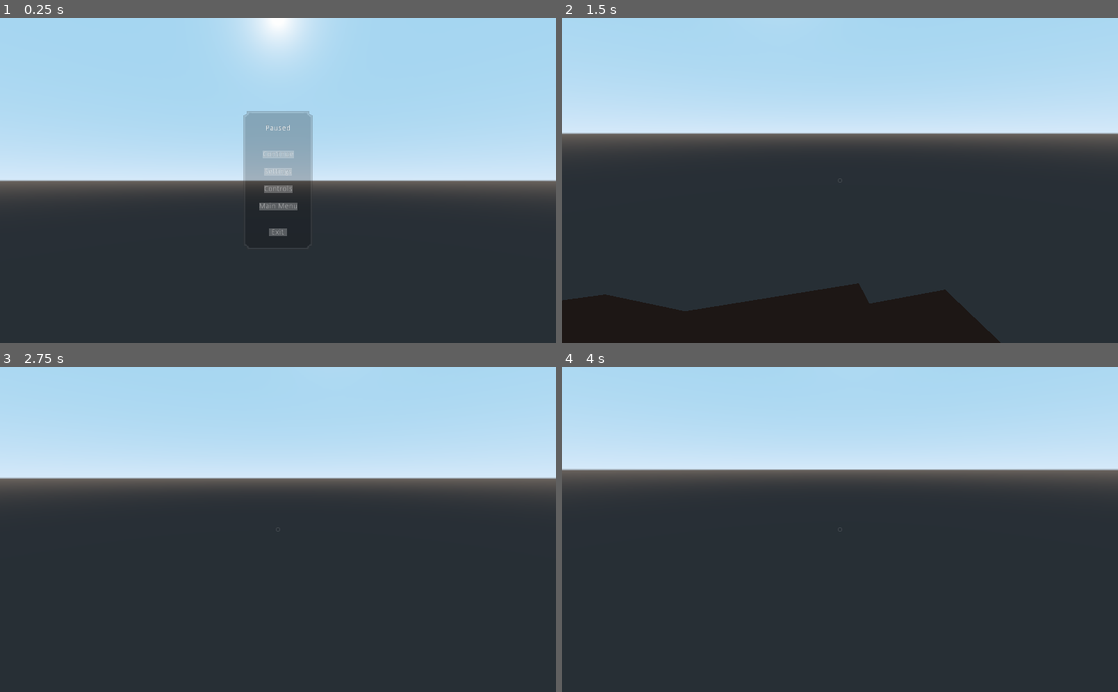
Above: before the commit, frames 1-4 (two rows, left to right).
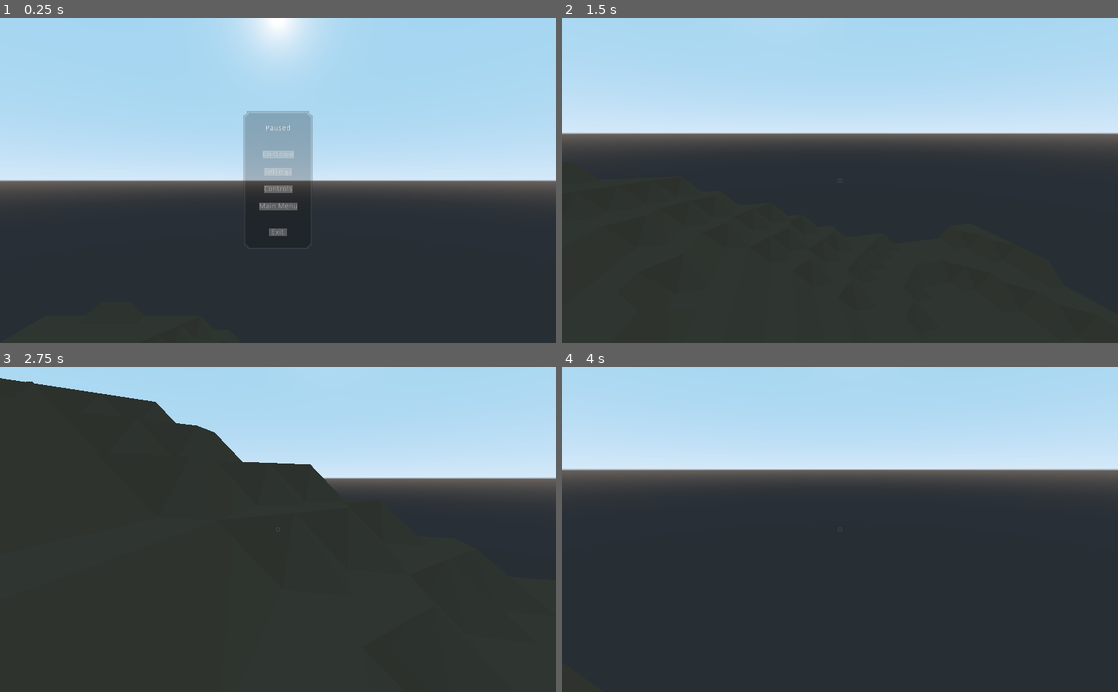
Above: after the commit, the same moments.

Repository: ihave13digits/AutomatonUprising
Game: Godot game, scene res://scene/Main.tscn
Two runs of this game, one before a commit and one after it. Both use one fixed random seed, a clock stepped at 60 frames per second and the inputs below.
Inputs (mouse positions are in pixels of both pictures, inside the frame that each line leads up to):
- Up to frame 1 (0.25 s): no input
- Up to frame 2 (1.5 s): click "Continue" at 0.5 s; tap Enter at 1.25 s; move the mouse to (867, 180) at 1.27 s; hold W (move_forward) from 1.28 s (still down); hold Right mouse button (create) from 1.28 s (still down)
- Up to frame 3 (2.75 s): keep holding W (move_forward); tap Space (jump) at 1.52, 2.27 s; move the mouse to (250, 529) at 2.02 s; release Right mouse button (create) at 2.03 s; click (250, 529) at 2.1 s
- Up to frame 4 (4 s): keep holding W (move_forward); move the mouse to (851, 523) at 2.77 s; hold Shift (jog) 2.78-3.53 s; move the mouse to (834, 536) at 3.52 s; tap Ctrl (run) at 3.6 s; tap Space (jump) at 3.77 s

The runs differ from the first frame. In frame 2, 10% of the frame differs, in the area x 0-79%, y 81-100%; in frame 3, 12%, in the area x 0-60%, y 3-39%; in frame 4, less than 0.1%.

Commit message:
updated core

Diff:
--- a/data/Data.gd
+++ b/data/Data.gd
@@ -790,39 +790,100 @@
 				}
 				},
 
-			'tileflat' : {
-				'instance' : ['tile'],
-				'mesh' : ["res://mesh/tile/flat.obj"],
-				'data' : {
-
-				}
-				},
-			'tileside' : {
-				'instance' : ['tile'],
-				'mesh' : ["res://mesh/tile/side.obj"],
-				'data' : {
-
-				}
-				},
-			'tilecave' : {
-				'instance' : ['tile'],
-				'mesh' : ["res://mesh/tile/cave.obj"],
-				'data' : {
-
-				}
-				},
-			'tilevert' : {
-				'instance' : ['tile'],
-				'mesh' : ["res://mesh/tile/vert.obj"],
-				'data' : {
-
-				}
-				},
-			'tilevex' : {
-				'instance' : ['tile'],
-				'mesh' : ["res://mesh/tile/vex.obj"],
-				'data' : {
-
+			'tile0' : {
+				'instance' : ['tile'],
+				'mesh' : ["res://mesh/tile/0.obj"],
+				'data' : {
+				}
+				},
+			'tile1' : {
+				'instance' : ['tile'],
+				'mesh' : ["res://mesh/tile/1.obj"],
+				'data' : {
+				}
+				},
+			'tile2' : {
+				'instance' : ['tile'],
+				'mesh' : ["res://mesh/tile/2.obj"],
+				'data' : {
+				}
+				},
+			'tile3' : {
+				'instance' : ['tile'],
+				'mesh' : ["res://mesh/tile/3.obj"],
+				'data' : {
+				}
+				},
+			'tile4' : {
+				'instance' : ['tile'],
+				'mesh' : ["res://mesh/tile/4.obj"],
+				'data' : {
+				}
+				},
+			'tile5' : {
+				'instance' : ['tile'],
+				'mesh' : ["res://mesh/tile/5.obj"],
+				'data' : {
+				}
+				},
+			'tile6' : {
+				'instance' : ['tile'],
+				'mesh' : ["res://mesh/tile/6.obj"],
+				'data' : {
+				}
+				},
+			'tile7' : {
+				'instance' : ['tile'],
+				'mesh' : ["res://mesh/tile/7.obj"],
+				'data' : {
+				}
+				},
+			'tile8' : {
+				'instance' : ['tile'],
+				'mesh' : ["res://mesh/tile/8.obj"],
+				'data' : {
+				}
+				},
+			'tile9' : {
+				'instance' : ['tile'],
+				'mesh' : ["res://mesh/tile/9.obj"],
+				'data' : {
+				}
+				},
+			'tile10' : {
+				'instance' : ['tile'],
+				'mesh' : ["res://mesh/tile/10.obj"],
+				'data' : {
+				}
+				},
+			'tile11' : {
+				'instance' : ['tile'],
+				'mesh' : ["res://mesh/tile/11.obj"],
+				'data' : {
+				}
+				},
+			'tile12' : {
+				'instance' : ['tile'],
+				'mesh' : ["res://mesh/tile/12.obj"],
+				'data' : {
+				}
+				},
+			'tile13' : {
+				'instance' : ['tile'],
+				'mesh' : ["res://mesh/tile/13.obj"],
+				'data' : {
+				}
+				},
+			'tile14' : {
+				'instance' : ['tile'],
+				'mesh' : ["res://mesh/tile/14.obj"],
+				'data' : {
+				}
+				},
+			'tile15' : {
+				'instance' : ['tile'],
+				'mesh' : ["res://mesh/tile/15.obj"],
+				'data' : {
 				}
 				},
 			},
@@ -845,12 +906,12 @@
 
 
 		"physics" : {
-			"world_size" : 32,
-			"chunk_size" : 4,
-			"tile_size" : 2,
-
-			"max_height" : 8.0,
-			"gravity" : 0.25#0.8,
+			"world_size" : 4,#64,
+			"chunk_size" : 8,
+			"tile_size" : 1,
+
+			"max_height" : 12.0,
+			"gravity" : 0.5,
 			},
 
 
@@ -893,7 +954,7 @@
 			'font_name' : {'value' : '', 'min' : 0, 'max' : 128},
 
 			'message_font' : {'value' : 16, 'min' : 16, 'max' : 16},
-			'spawn_distance' : {'value' : 4, 'min' : 1, 'max' : 16},
+			'spawn_distance' : {'value' : 16, 'min' : 1, 'max' : 32},
 
 			'mouse_sensitivity' : {'value' : 0.25, 'min' : 0.0, 'max' : 0.0},
 			'wheel_sensitivity' : {'value' : 0.25, 'min' : 0.0, 'max' : 0.0},
--- a/scene/Main.gd
+++ b/scene/Main.gd
@@ -7,6 +7,9 @@
 func _ready():
 	hud = $HUD
 	world = $World
+	ready_world()
+
+func ready_world():
 	world.generate_world_data()
 
 	add_player(Vector3(0, 10, 0))
@@ -14,10 +17,7 @@
 	player.has_control = false
 
 	_update_hud()
-
-	for x in range(-Data.settings['spawn_distance']['value'], Data.settings['spawn_distance']['value']):
-		for z in range(-Data.settings['spawn_distance']['value'], Data.settings['spawn_distance']['value']):
-			world.generate_tile(x, z)
+	_update_chunks()
 
 func _update_chunks():
 	var p = player.get_pos()
@@ -61,8 +61,8 @@
 func add_player(pos):
 	player = load(Data.instance['player']).instance()
 	player.translation = pos
-	#player.mesh['body'] = Data.object['player']['mesh'][0]
-	#player.set_held(Data.object['axestone']['mesh'][0])
+	player.mesh['body'] = Data.object['player']['mesh'][0]
+	#player.set_held(Data.object['treepine']['mesh'][0])
 	player.ready()
 	add_child(player)
 	player.connect('update_hud', self, '_update_hud')
--- a/scene/World.gd
+++ b/scene/World.gd
@@ -10,14 +10,6 @@
 var noise_temperature = OpenSimplexNoise.new()
 
 var data = {}
-
-var mask = {
-	'tilecave' : [-1,-1,-1, 0, 0, 0, 0, 0 ],
-	'tileflat' : [ 0, 0, 0, 0, 0, 0, 0, 0 ],
-	'tileside' : [ 0, 0, 0, 1, 1, 1, 0, 0 ],
-	'tilevert' : [-1,-1,-1, 0, 1, 1, 1, 0 ],
-	'tilevex' : [ 0, 0, 0, 0, 1, 1, 1, 0 ]
-	}
 
 func _ready():
 	max_height = Data.physics['max_height']
@@ -35,7 +27,7 @@
 	n.lacunarity = la
 	n.persistence = pr
 
-func spawn(t, pos, rot):
+func spawn(t, pos, rot=Vector3(0,0,0)):
 	var key = '%s-%s' % [int(pos.x/tile_size), int(pos.z/tile_size)]
 	if data[key]['tile']:
 		if is_instance_valid(data[key]['tile']):
@@ -68,58 +60,46 @@
 		data['%s-%s' % [x, z]]['tile'].queue_free()
 
 func generate_tile(x, z):
-	var oriented = false
 	var Y = get_height(x, z)
 	var nbrs = get_neighbors(x, z)
-	var tile = "tileflat"
-	var rot = Vector3(0, 0, 0)
+	var found = false
 
-	for i in range(4):
-		var to_check = rotate_mask(mask['tileside'], i)
-		if (
-			(to_check[0]==nbrs[0] && to_check[1]<=nbrs[1] && to_check[2]<=nbrs[2] && to_check[3]<=nbrs[3] &&
-			to_check[4]==nbrs[4] && to_check[5]==nbrs[5] && to_check[6]>=nbrs[6] && to_check[7]==nbrs[7])
-		):
-			tile = 'tileside'; rot.y = (i * 90); oriented = true
-	if !oriented:
-		for i in range(4):
-			var to_check = rotate_mask(mask['tilecave'], i)
-			if (
-				(to_check[0]>=nbrs[0] && to_check[1]==nbrs[1] && to_check[2]==nbrs[2] && to_check[3]<=nbrs[3] &&
-				to_check[4]==nbrs[4] && to_check[5]==nbrs[5] && to_check[6]>=nbrs[6] && to_check[7]>=nbrs[7])
-			):
-				tile = 'tilecave'; rot.y = (i * 90); oriented = true
-	if !oriented:
-		for i in range(4):
-			var to_check = rotate_mask(mask['tilevex'], i)
-			if (
-				(to_check[0]==nbrs[0] && to_check[1]==nbrs[1] && to_check[2]<=nbrs[2] && to_check[3]<=nbrs[3] &&
-				to_check[4]<=nbrs[4] && to_check[5]==nbrs[5] && to_check[6]>=nbrs[6] && to_check[7]==nbrs[7])
-			):
-				tile = 'tilevex'; rot.y = (i * 90); oriented = true
-	if !oriented:
-		for i in range(4):
-			var to_check = rotate_mask(mask['tilevert'], i)
-			if (
-				(to_check[0]<=nbrs[0] && to_check[1]==nbrs[1] && to_check[2]>=nbrs[2] && to_check[3]>=nbrs[3] &&
-				to_check[4]>=nbrs[4] && to_check[5]==nbrs[5] && to_check[6]<=nbrs[6] && to_check[7]<=nbrs[7])
-			):
-				tile = 'tilevert'; rot.y = (i * 90); oriented = true
+	var value = 0
 
-	spawn(tile, Vector3(x*tile_size, Y, z*tile_size), rot)
+	if nbrs[0] > 0:
+		value += 8
+		found = true
+	if nbrs[1] > 0:
+		value += 4
+		found = true
+	if nbrs[2] > 0:
+		value += 2
+		found = true
+	if nbrs[3] > 0:
+		value += 1
+		found = true
 
-func rotate_mask(nbrs, rot):
-	var new_nbrs = nbrs.duplicate()
+	if !found:
+		if nbrs[0] < 0: value += 8
+		if nbrs[1] < 0: value += 4
+		if nbrs[2] < 0: value += 2
+		if nbrs[3] < 0: value += 1
 
-	for _i in range(rot*2):
-		new_nbrs.append(new_nbrs[0])
-		new_nbrs.remove(0)
-	return new_nbrs
+		value = 15 - value
+		Y -= 1
+
+	var tile = 'tile%s' % value
+
+	spawn(tile, Vector3(x*tile_size, Y, z*tile_size))
 
 func get_neighbors(x, z):
 	var Y = get_height(x, z)
-	return [get_height(x+1, z)-Y, get_height(x+1, z+1)-Y, get_height(x, z+1)-Y, get_height(x-1, z+1)-Y,
-	get_height(x-1, z)-Y, get_height(x-1, z-1)-Y, get_height(x, z-1)-Y, get_height(x+1, z-1)-Y,]
+	return [
+		get_height(x,z)-Y,
+		get_height(x+1,z)-Y,
+		get_height(x+1,z+1)-Y,
+		get_height(x,z+1)-Y
+		]
 
 func get_height(x, z):
 	if '%s-%s' % [x, z] in data:
--- a/scene/instance/Tile.gd
+++ b/scene/instance/Tile.gd
@@ -10,7 +10,7 @@
 
 func _ready():
 	$Mesh.mesh = load(mesh['body'])
-	$Mesh.material_override = load("res://skin/global_material.tres")
+	$Mesh.material_override = load("res://skin/dirt_material.tres")
 	set_collision()
 
 func set_collision():
--- a/scene/instance/Tile.tscn
+++ b/scene/instance/Tile.tscn
@@ -1,7 +1,6 @@
-[gd_scene load_steps=4 format=2]
+[gd_scene load_steps=3 format=2]
 
 [ext_resource path="res://scene/instance/Tile.gd" type="Script" id=1]
-[ext_resource path="res://mesh/tile/cave.obj" type="ArrayMesh" id=2]
 
 [sub_resource type="ConcavePolygonShape" id=1]
 margin = 0.001
@@ -13,8 +12,6 @@
 
 [node name="Mesh" type="MeshInstance" parent="."]
 layers = 15
-mesh = ExtResource( 2 )
-material/0 = null
 
 [node name="Box" type="CollisionShape" parent="."]
 shape = SubResource( 1 )
--- /dev/null
+++ b/skin/dirt_material.tres
@@ -0,0 +1,5 @@
+[gd_resource type="SpatialMaterial" format=2]
+
+[resource]
+params_diffuse_mode = 1
+albedo_color = Color( 0.290196, 0.243137, 0.180392, 1 )
Not shown, added: mesh/tile/0.obj
Not shown, added: mesh/tile/0.obj.import
Not shown, added: mesh/tile/1.obj
Not shown, added: mesh/tile/1.obj.import
Not shown, added: mesh/tile/10.obj
Not shown, added: mesh/tile/10.obj.import
Not shown, added: mesh/tile/11.obj
Not shown, added: mesh/tile/11.obj.import
Not shown, added: mesh/tile/12.obj
Not shown, added: mesh/tile/12.obj.import
Not shown, added: mesh/tile/13.obj
Not shown, added: mesh/tile/13.obj.import
(and 20 more such lines)
